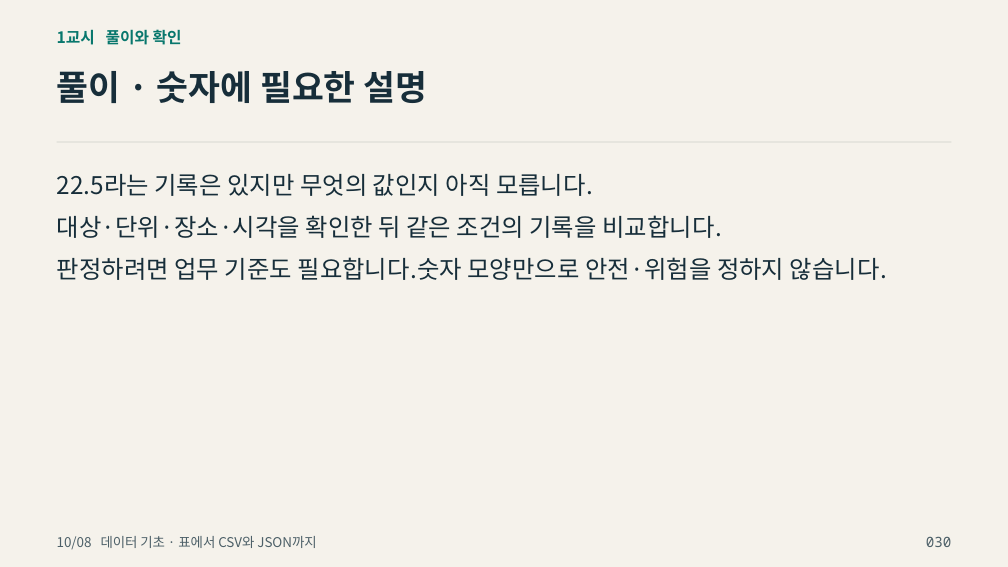
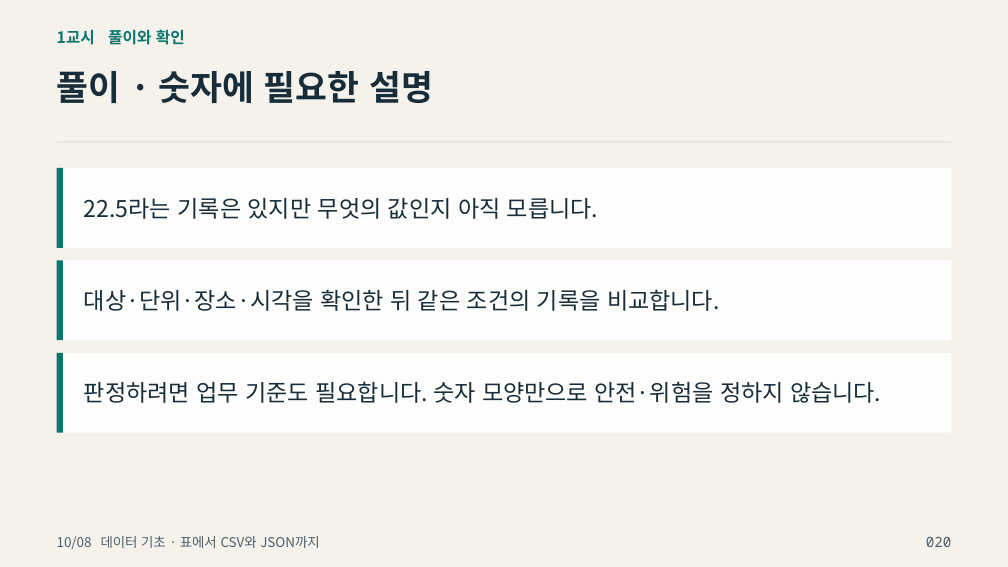
Before and after one commit to zeusk302-png/kdigital-physical-ai, a slide deck: slide 20 of downloads/2026-10-08/readable-slides.pptx (slide 30 before the commit). Drawn at 1008x567 pixels with LibreOffice and Linux fonts; fonts in the diff are those of the drawing; background and template pictures are left out. Boxes give left, top, right and bottom in pixels: in the first picture for what was removed or moved away, otherwise in the second. Text is boxed around its words. In the diff, an @@ line names an element or a change of style, - is before the commit and + after.

```diff
--- a/downloads/2026-10-08/readable-slides.pptx
+++ b/downloads/2026-10-08/readable-slides.pptx
@@ rectangle "22.5라는 기록은 있지만 무엇의 값인지 ...": place and size @@
-rectangle "22.5라는 기록은 있지만 무엇의 값인지 ..." at [57,174,594,196]
+rectangle "22.5라는 기록은 있지만 무엇의 값인지 ..." at [57,168,951,248]
@@ rectangle "22.5라는 기록은 있지만 무엇의 값인지 ..." at [57,168,951,248]: size 23.2 to 22 pt; vertical alignment top to middle; fill none to #FFFFFF at 88% opacity @@
@@ rectangle added at [57,168,63,248], fill #08776D @@
@@ rectangle "대상·단위·장소·시각을 확인한 뒤 같은 조건의 ..." at [57,260,951,340]: size 23.2 to 22 pt; vertical alignment top to middle; fill none to #FFFFFF at 88% opacity @@
@@ rectangle "대상·단위·장소·시각을 확인한 뒤 같은 조건의 ...": place and size @@
-rectangle "대상·단위·장소·시각을 확인한 뒤 같은 조건의 ..." at [57,215,722,238]
+rectangle "대상·단위·장소·시각을 확인한 뒤 같은 조건의 ..." at [57,260,951,340]
@@ rectangle added at [57,260,63,340], fill #08776D @@
@@ rectangle "판정하려면 업무 기준도 필요합니다. 숫자 ...": place and size @@
-rectangle "판정하려면 업무 기준도 필요합니다. 숫자 ..." at [57,257,887,280]
+rectangle "판정하려면 업무 기준도 필요합니다. 숫자 ..." at [57,353,951,433]
@@ rectangle "판정하려면 업무 기준도 필요합니다. 숫자 ..." at [57,353,951,433]: vertical alignment top to middle; fill none to #FFFFFF at 88% opacity @@
@@ rectangle added at [57,353,63,433], fill #08776D @@
@@ text in rectangle at [84,381,881,403]: text changed; size 23.2 to 22 pt @@
-판정하려면 업무 기준도 필요합니다.숫자 모양만으로 안전·위험을 정하지 않습니다.
+판정하려면 업무 기준도 필요합니다. 숫자 모양만으로 안전·위험을 정하지 않습니다.
@@ text at [926,537,951,547]: text changed @@
-030
+020
```
Also in this commit, not shown: 83 other slides changed, 33 slides added, 23 slides removed, 11 other files.
